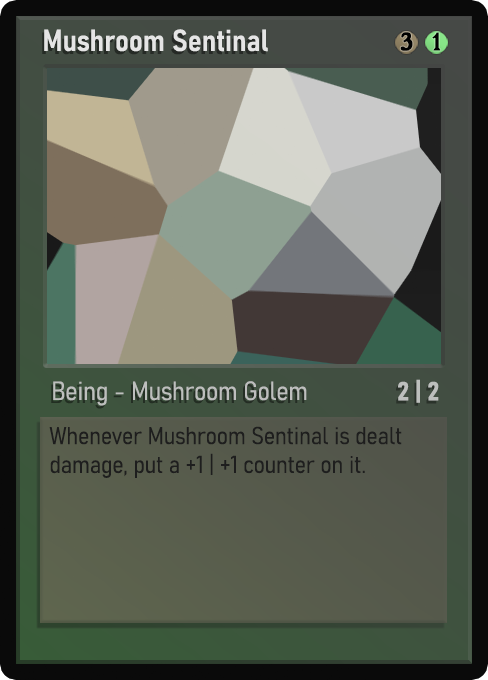
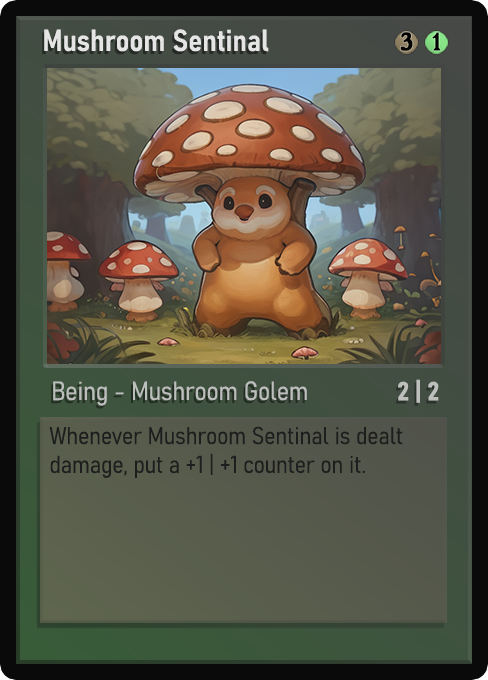
The second 488x680 image is a revision of the first. Changes to its layers:
painted on "Name" over left=70, top=29, right=269, bottom=52
painted on "AtkDef" over left=398, top=382, right=438, bottom=390
painted on "Class" over left=53, top=381, right=307, bottom=405
painted on "Desc_norm" over left=50, top=426, right=403, bottom=478
painted on "Artwork" over left=47, top=68, right=441, bottom=364
